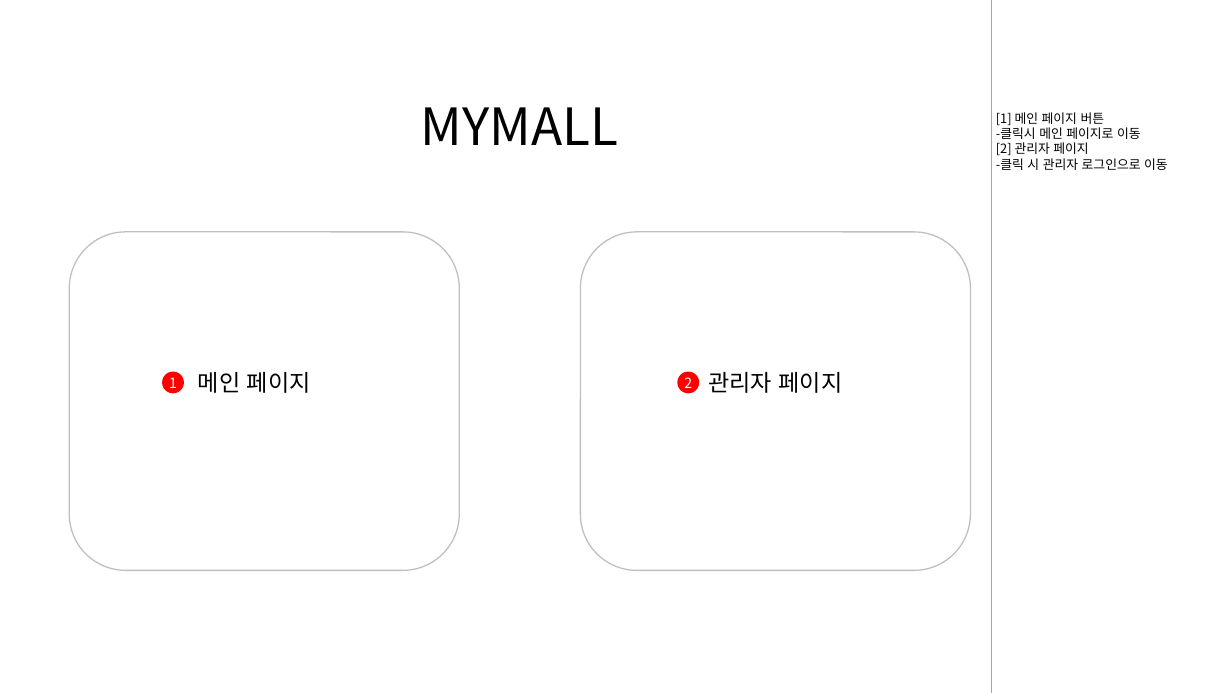
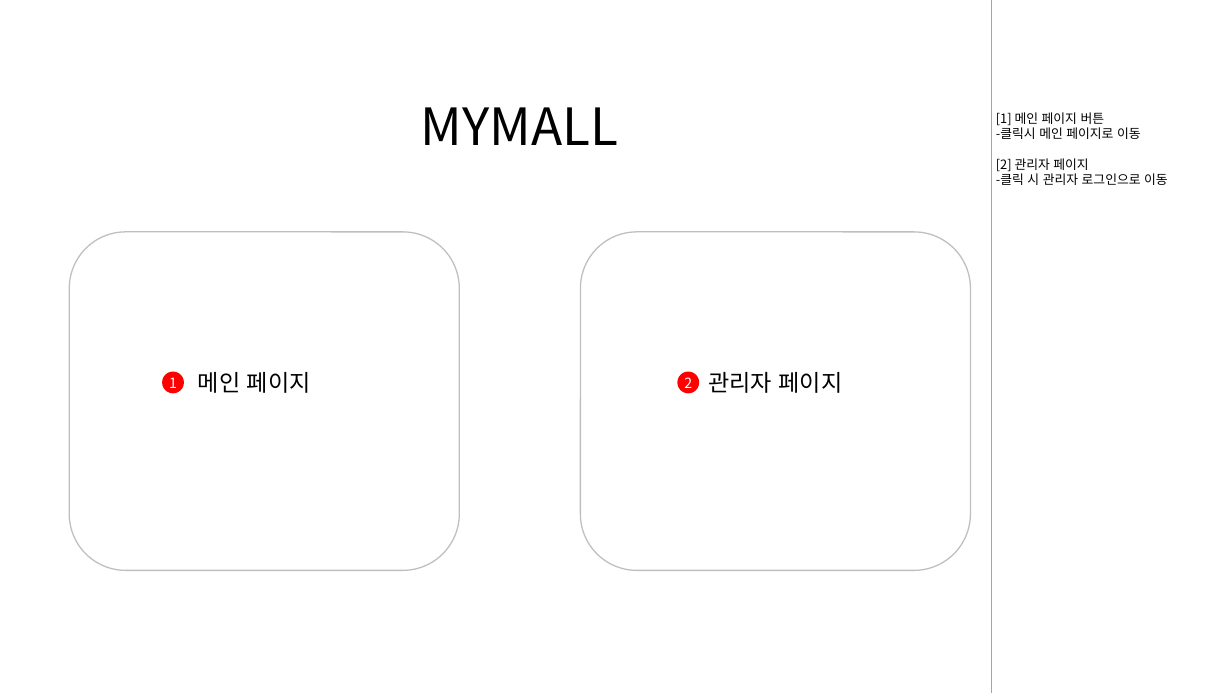
Before and after one commit to Hongsomang/mymall, a slide deck: slide 3 of document/design/MYMALL(쇼핑리스트)_스토리보드.pptx. Drawn at 1232x693 pixels with LibreOffice and Linux fonts; fonts in the diff are those of the drawing. Boxes give left, top, right and bottom in pixels: in the first picture for what was removed or moved away, otherwise in the second. Text is boxed around its words. In the diff, an @@ line names an element or a change of style, - is before the commit and + after.

```diff
--- a/document/design/MYMALL(쇼핑리스트)_스토리보드.pptx
+++ b/document/design/MYMALL(쇼핑리스트)_스토리보드.pptx
@@ text "[1] 메인 페이지 버튼" rewrapped from (996,112,1168,170) to (996,112,1168,185) @@
```
Also in this commit, not shown: 9 other slides changed.
